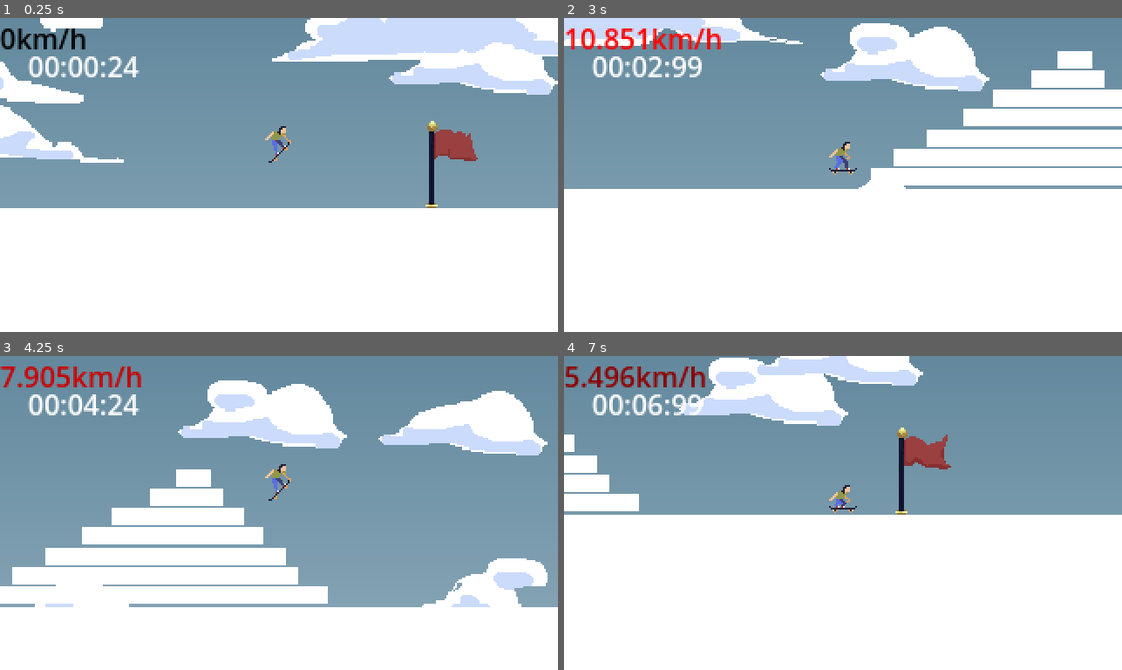
Above: before the commit, frames 1-4 (two rows, left to right).
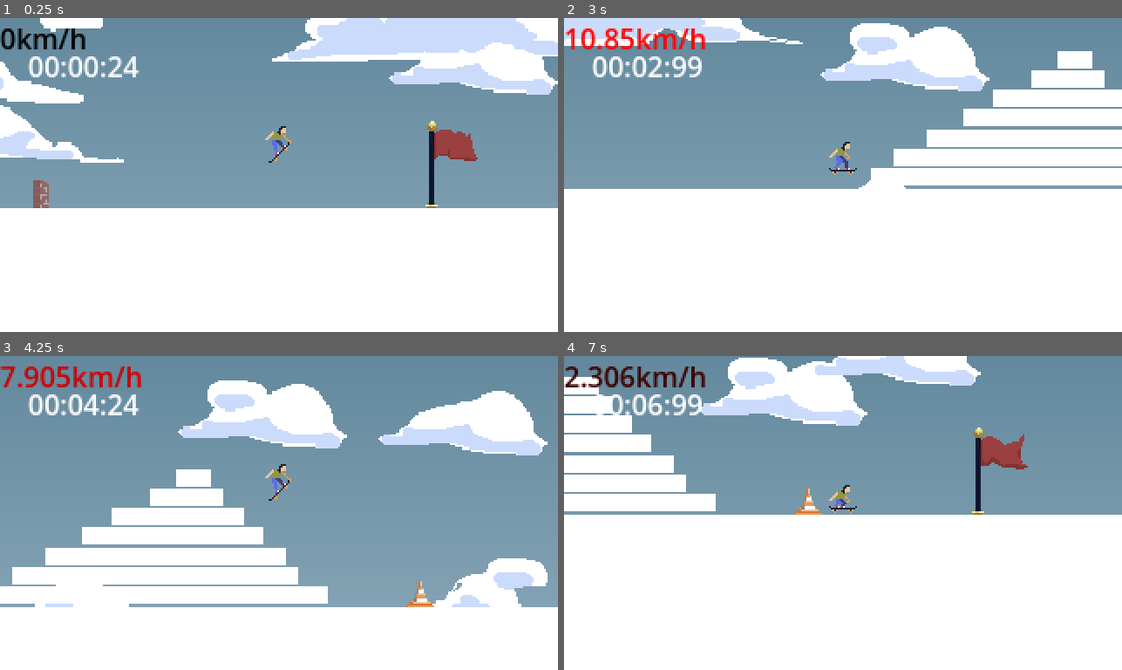
Above: after the commit, the same moments.

Repository: Minipeps/SpeedJam-8
Game: Godot game, scene res://2D/TestPlayerLevel.tscn
Two runs of this game, one before a commit and one after it. Both use one fixed random seed, a clock stepped at 60 frames per second and the inputs below. This scene is started directly instead of the project's main scene.
Inputs (mouse positions are in pixels of both pictures, inside the frame that each line leads up to):
- Up to frame 1 (0.25 s): no input
- Up to frame 2 (3 s): tap Enter (ui_accept) at 0.5, 0.77, 1.52 s; move the mouse to (965, 159) at 0.52 s; hold Right (player_move_right) 0.53-1.28 s; tap C (display_end_screen_lose) at 0.6, 2.1 s; move the mouse to (731, 190) at 1.27 s; hold Down (player_move_down) 1.28-2.03 s; tap X (display_end_screen_win) at 1.35, 2.85 s; move the mouse to (898, 105) at 2.02 s; hold Right (player_move_right) 2.03-2.78 s; move the mouse to (815, 237) at 2.77 s; hold Up (player_move_up) from 2.78 s (still down)
- Up to frame 3 (4.25 s): tap Enter (ui_accept) at 3.02, 3.77 s; move the mouse to (446, 560) at 3.52 s; release Up (player_move_up) at 3.53 s; hold Left (player_move_left) from 3.53 s (still down); tap C (display_end_screen_lose) at 3.6 s
- Up to frame 4 (7 s): move the mouse to (675, 465) at 4.27 s; tap X (display_end_screen_win) at 4.35, 5.85 s; tap Enter (ui_accept) at 4.52, 6.02, 6.77 s; move the mouse to (870, 513) at 5.02 s; release Left (player_move_left) at 5.03 s; hold Down (player_move_down) 5.03-5.78 s; tap C (display_end_screen_lose) at 5.1, 6.6 s; move the mouse to (759, 434) at 5.77 s; hold Right (player_move_right) 5.78-6.53 s; move the mouse to (965, 497) at 6.52 s; hold Up (player_move_up) from 6.53 s (still down)

The runs differ from the first frame. In frame 1, 0.2% of the frame differs, in the area x 5-9%, y 51-61%; in frame 2, 0.6%; in frame 3, 0.2%; in frame 4, 12%, in the area x 0-84%, y 0-51%.

Commit message:
Obstacles placés dans test level

Diff:
--- a/2D/TestPlayerLevel.tscn
+++ b/2D/TestPlayerLevel.tscn
@@ -1,12 +1,15 @@
-[gd_scene load_steps=11 format=3 uid="uid://bdvcv3bw5ysdy"]
+[gd_scene load_steps=14 format=3 uid="uid://bdvcv3bw5ysdy"]
 
 [ext_resource type="PackedScene" uid="uid://hhg3splfg7rx" path="res://Parallax/Parallax.tscn" id="1_6kcr6"]
 [ext_resource type="Script" path="res://2D/Level.gd" id="1_q10ro"]
 [ext_resource type="PackedScene" uid="uid://c7cx7wyya1ssx" path="res://2D/Player/Player2D.tscn" id="2_h8e3e"]
-[ext_resource type="PackedScene" uid="uid://b7qnyrfh2v8ve" path="res://Checkpoint/checkpoint.tscn" id="2_hkyd4"]
+[ext_resource type="PackedScene" uid="uid://b7qnyrfh2v8ve" path="res://Checkpoint/CheckPoint.tscn" id="2_hkyd4"]
 [ext_resource type="PackedScene" uid="uid://d1dl5o2l103yq" path="res://Timer/Timer.tscn" id="5_6qi12"]
-[ext_resource type="PackedScene" path="res://Checkpoint/LevelEnd.tscn" id="6_5mrqa"]
-[ext_resource type="PackedScene" path="res://Timer/speed_counter.tscn" id="6_eyp6o"]
+[ext_resource type="PackedScene" uid="uid://6h4usr1uhwey" path="res://Checkpoint/LevelEnd.tscn" id="6_5mrqa"]
+[ext_resource type="PackedScene" uid="uid://cti5csv2gixaj" path="res://Timer/speed_counter.tscn" id="6_eyp6o"]
+[ext_resource type="PackedScene" uid="uid://brky8na4eiune" path="res://Obstacles/Obstacle_Cone.tscn" id="7_ndg05"]
+[ext_resource type="PackedScene" uid="uid://bbuor71w7gaxd" path="res://Obstacles/Obstacle_Carton.tscn" id="8_1ltik"]
+[ext_resource type="PackedScene" uid="uid://b5dmq1q21bq2f" path="res://Obstacles/Obstacle_Mur.tscn" id="9_jai7d"]
 
 [sub_resource type="RectangleShape2D" id="RectangleShape2D_qc0ds"]
 size = Vector2(640, 200)
@@ -109,3 +112,12 @@
 
 [node name="LevelEnd" parent="." instance=ExtResource("6_5mrqa")]
 position = Vector2(1188, 149)
+
+[node name="Obstacle_Mur" parent="." instance=ExtResource("9_jai7d")]
+position = Vector2(167, 193)
+
+[node name="Obstacle_Cone" parent="." instance=ExtResource("7_ndg05")]
+position = Vector2(870, 193)
+
+[node name="Obstacle_Carton" parent="." instance=ExtResource("8_1ltik")]
+position = Vector2(1062, 193)
